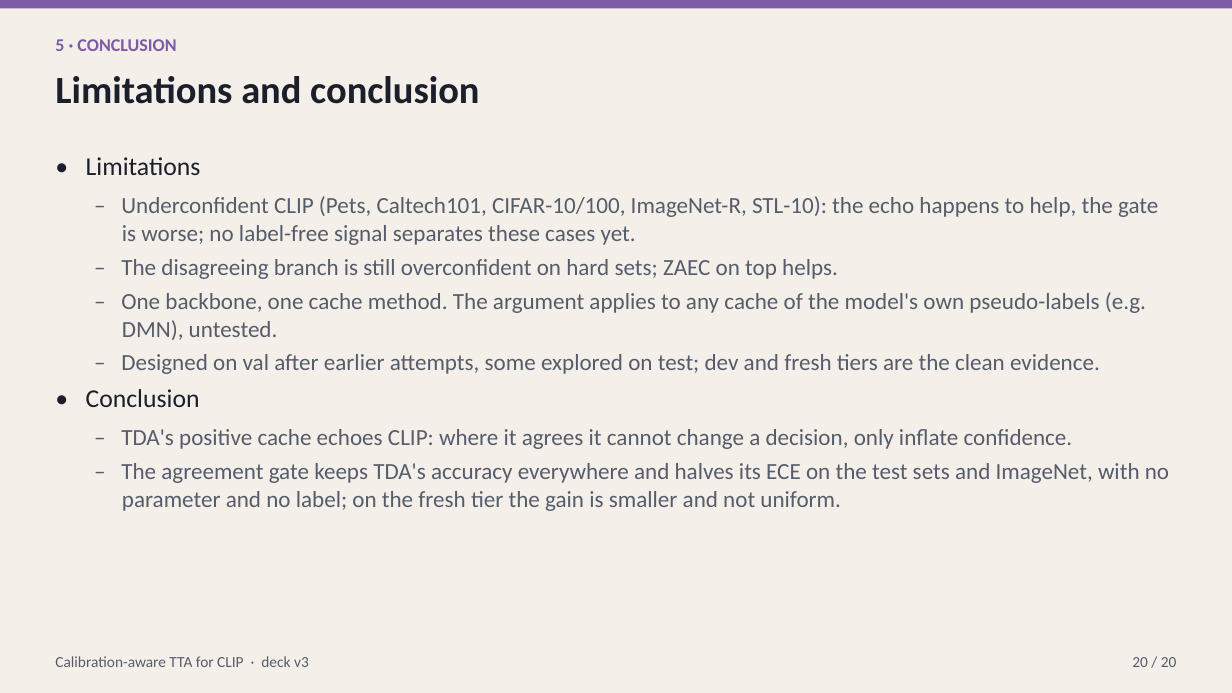
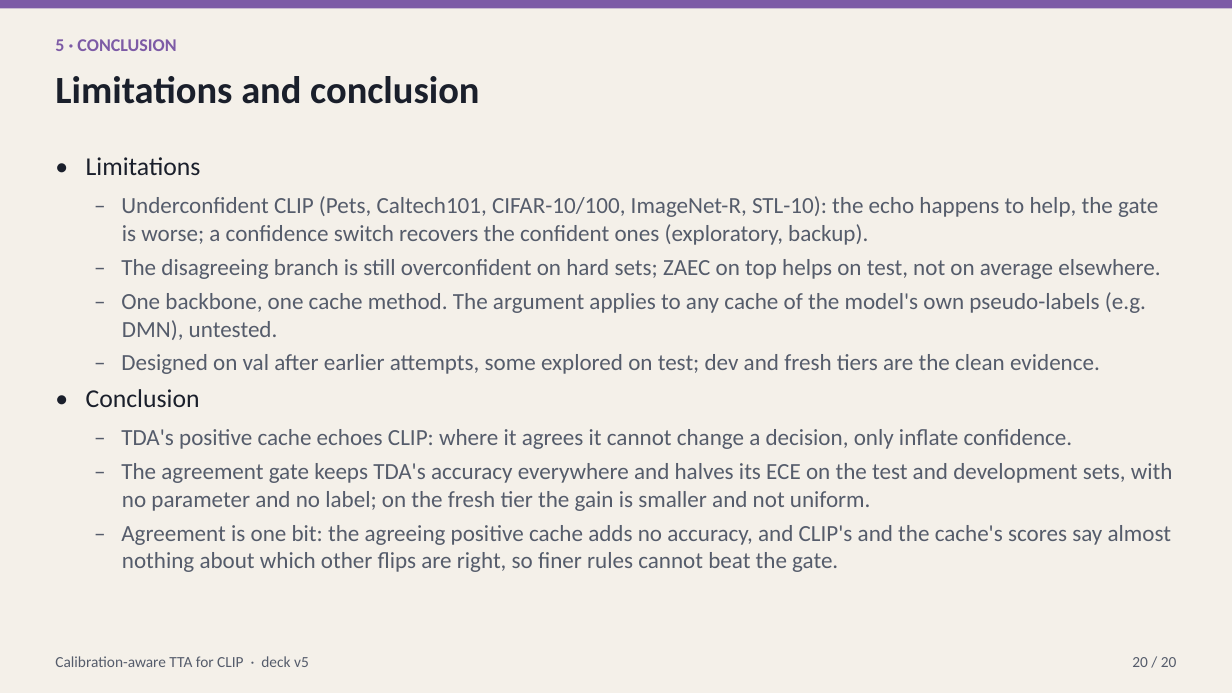
Before and after one commit to macwave12/deep_project_calibration_aware_tta, a slide deck: slide 20 of presentation/calibration_aware_tta.pptx. Drawn at 1232x693 pixels with LibreOffice and Linux fonts; fonts in the diff are those of the drawing. Boxes give left, top, right and bottom in pixels: in the first picture for what was removed or moved away, otherwise in the second. Text is boxed around its words. In the diff, an @@ line names an element or a change of style, - is before the commit and + after.

```diff
--- a/presentation/calibration_aware_tta.pptx
+++ b/presentation/calibration_aware_tta.pptx
@@ text at [121,196,1160,279]: text changed @@
-– Underconfident CLIP (Pets, Caltech101, CIFAR-10/100, ImageNet-R, STL-10): the echo happens to help, the gate is worse; no label-free signal separates these cases yet.
-– The disagreeing branch is still overconfident on hard sets; ZAEC on top helps.
+– Underconfident CLIP (Pets, Caltech101, CIFAR-10/100, ImageNet-R, STL-10): the echo happens to help, the gate is worse; a confidence switch recovers the confident ones (exploratory, backup).
+– The disagreeing branch is still overconfident on hard sets; ZAEC on top helps on test, not on average elsewhere.
@@ text at [121,463,1173,572]: text changed @@
-– The agreement gate keeps TDA's accuracy everywhere and halves its ECE on the test sets and ImageNet, with no parameter and no label; on the fresh tier the gain is smaller and not uniform.
+– The agreement gate keeps TDA's accuracy everywhere and halves its ECE on the test and development sets, with no parameter and no label; on the fresh tier the gain is smaller and not uniform.
+– Agreement is one bit: the agreeing positive cache adds no accuracy, and CLIP's and the cache's scores say almost nothing about which other flips are right, so finer rules cannot beat the gate.
@@ text at [55,656,309,667]: text changed @@
-Calibration-aware TTA for CLIP · deck v3
+Calibration-aware TTA for CLIP · deck v5
```
Also in this commit, not shown: 22 other slides changed, 5 slides added, 1 slide removed, 34 other files.
